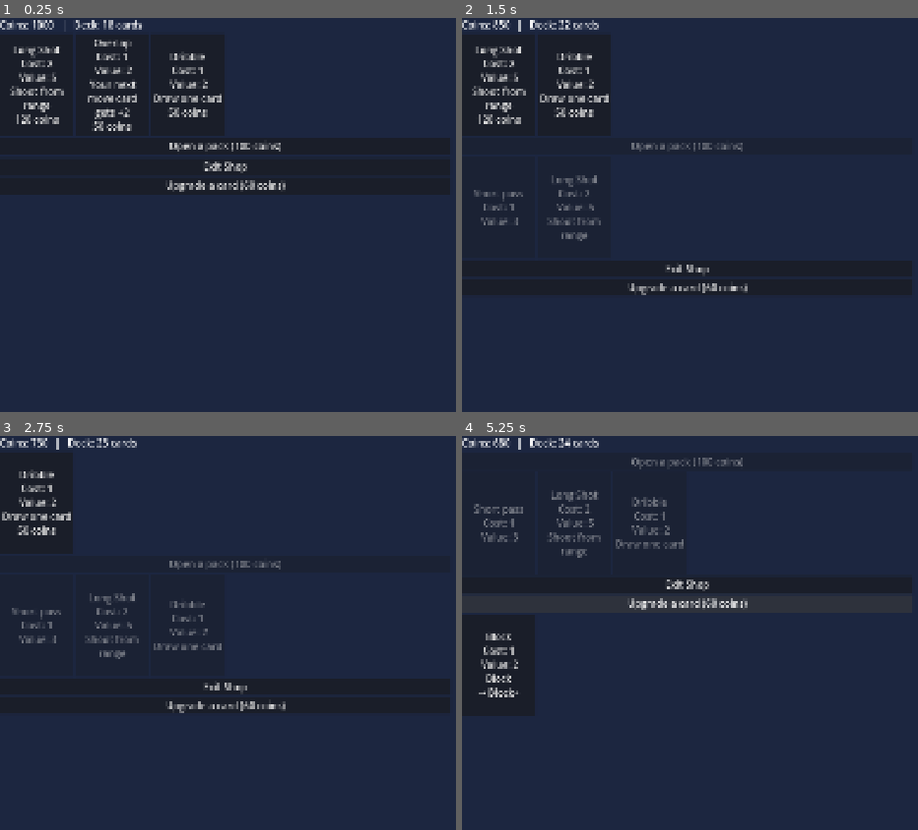
Above: before the commit, frames 1-4 (two rows, left to right).
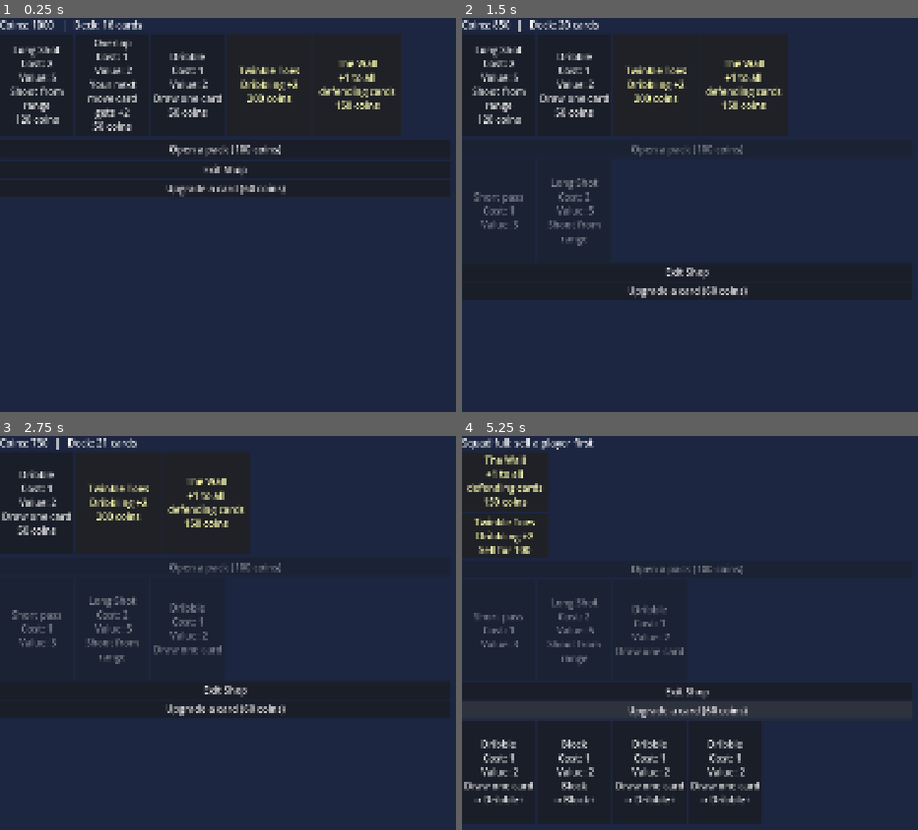
Above: after the commit, the same moments.

Repository: pauleverton/card-collection-test
Game: Godot game, scene res://Scenes/shop_screen.tscn
The game is run twice, just before and just after one commit, with the same random seed, the same clock (stepped at 60 frames per second) and the same inputs. This scene is started directly instead of the project's main scene.
Inputs (mouse positions are in pixels of both pictures, inside the frame that each line leads up to):
- Up to frame 1 (0.25 s): no input
- Up to frame 2 (1.5 s): click "Open a pack (100 coins)" at 0.5 s; click "Overlap Cost: 1 Value: 2 Your…" at 1.25 s
- Up to frame 3 (2.75 s): click "Long Shot Cost: 2 Value: 5 Sh…" at 2 s
- Up to frame 4 (5.25 s): click "Dribble Cost: 1 Value: 2 Draw…" at 2.75 s; click (503, 479) at 3.5 s, where only the run after the commit has a clickable "Twinkle Toes Dribbling +2 200…"; click (503, 479) at 4.25 s, where only the run after the commit has a clickable "The Wall +1 to all defending …"; click "Upgrade a card (60 coins)" at 5 s

The runs differ from the first frame. In frame 1, 10% of the frame differs, in the area x 23-88%, y 0-46%; in frame 2, 11%; in frame 3, 12%, in the area x 2-63%, y 0-72%; in frame 4, 8.0%.

Commit message:
Added players to shop

Diff:
--- a/Resources/Players/twinkle_toes.tres
+++ b/Resources/Players/twinkle_toes.tres
@@ -6,6 +6,7 @@
 script = ExtResource("1_oak6u")
 display_name = "Twinkle Toes"
 description = "Dribbling +2"
+rarity = "uncommon"
 boosts_tags = "dribble"
 bonus = 2
 metadata/_custom_type_script = "uid://b8dxl7yvw3hj"
--- /dev/null
+++ b/Resources/cards/starting_card_upgrades/dribble_upgrade_1.tres
@@ -0,0 +1,14 @@
+[gd_resource type="Resource" script_class="ActionCard" format=3 uid="uid://wand37bacrgr"]
+
+[ext_resource type="Script" uid="uid://c7aob23hi7te0" path="res://Scripts/action_card.gd" id="1_5ntem"]
+
+[resource]
+script = ExtResource("1_5ntem")
+display_name = "Dribble+"
+energy_cost = 0
+tag = "dribble"
+card_type = "move"
+base_value = 2
+usable_when = "attacking"
+description = "Draw one card"
+metadata/_custom_type_script = "uid://c7aob23hi7te0"
--- a/Resources/cards/starting_cards/dribble.tres
+++ b/Resources/cards/starting_cards/dribble.tres
@@ -1,6 +1,7 @@
 [gd_resource type="Resource" script_class="ActionCard" format=3 uid="uid://8b4ehpcdq13c"]
 
 [ext_resource type="Script" uid="uid://c7aob23hi7te0" path="res://Scripts/action_card.gd" id="1_df5el"]
+[ext_resource type="Resource" uid="uid://wand37bacrgr" path="res://Resources/cards/starting_card_upgrades/dribble_upgrade_1.tres" id="2_donqp"]
 
 [resource]
 script = ExtResource("1_df5el")
@@ -10,4 +11,5 @@
 base_value = 2
 usable_when = "attacking"
 description = "Draw one card"
+upgrades_to = ExtResource("2_donqp")
 metadata/_custom_type_script = "uid://c7aob23hi7te0"
--- a/Resources/cards/starting_cards/shot.tres
+++ b/Resources/cards/starting_cards/shoot.tres
@@ -1,10 +1,10 @@
 [gd_resource type="Resource" script_class="ActionCard" format=3 uid="uid://djf0ce8opm8ps"]
 
-[ext_resource type="Script" uid="uid://c7aob23hi7te0" path="res://Scripts/action_card.gd" id="1_yj2ng"]
+[ext_resource type="Script" uid="uid://c7aob23hi7te0" path="res://Scripts/action_card.gd" id="1_alg6r"]
 
 [resource]
-script = ExtResource("1_yj2ng")
-display_name = "Shot"
+script = ExtResource("1_alg6r")
+display_name = "Shoot"
 tag = "shot"
 base_value = 3
 usable_when = "attacking"
--- a/Scenes/match_screen.tscn
+++ b/Scenes/match_screen.tscn
@@ -35,16 +35,17 @@
 [node name="InfoLabel" type="Label" parent="." unique_id=429595187]
 layout_mode = 0
 offset_left = 1626.0
-offset_top = 7.0
+offset_top = 6.0
 offset_right = 1910.0
-offset_bottom = 43.0
+offset_bottom = 216.0
+horizontal_alignment = 2
 
 [node name="Pitch" type="HBoxContainer" parent="." unique_id=959226060]
 layout_mode = 1
 anchors_preset = 10
 anchor_right = 1.0
-offset_top = 140.0
-offset_bottom = 140.0
+offset_top = 156.0
+offset_bottom = 156.0
 grow_horizontal = 2
 script = ExtResource("3_8am4k")
 
--- a/Scenes/shop_screen.tscn
+++ b/Scenes/shop_screen.tscn
@@ -32,6 +32,12 @@
 [node name="ForSale" type="HBoxContainer" parent="VBox" unique_id=1282709806]
 layout_mode = 2
 
+[node name="PlayerForSale" type="HBoxContainer" parent="VBox" unique_id=1266816886]
+layout_mode = 2
+
+[node name="SquadView" type="HBoxContainer" parent="VBox" unique_id=1459084673]
+layout_mode = 2
+
 [node name="PackButton" type="Button" parent="VBox" unique_id=1342289265]
 layout_mode = 2
 text = "Buy a pack"
--- a/Scripts/action_card.gd
+++ b/Scripts/action_card.gd
@@ -8,7 +8,7 @@
 @export var energy_cost: int = 1
 @export var tag: String = "pass"
 @export var card_type: String = "attacking"
-@export_enum("common","rare","special") var card_rarity:String="common"
+@export_enum("common","uncommon","rare","special") var card_rarity:String="common"
 @export var base_value: int = 1
 @export var draw_count: int = 0
 @export var energy_boost: int = 0
--- a/Scripts/match_screen.gd
+++ b/Scripts/match_screen.gd
@@ -125,9 +125,9 @@
 func refresh_all() -> void:
 	hand.refresh()
 	pitch_strip.show_state(pitch)
-	info_label.text = "%s  Match %d/%d  %d pts (need %d)   |   %d'   |   You %d - %d Them   |   Energy %d" % [
-			LeagueState.current_tournament_name(), LeagueState.matches_played + 1,
-			LeagueState.matches_per_season(), LeagueState.season_points, LeagueState.promotion_target(),			pitch.minute, pitch.goals, pitch.conceded, pitch.energy]
+	info_label.text = "%s\n%d' \nYou %d - %d Them\nEnergy %d" % [
+			LeagueState.current_tournament_name(),
+			pitch.minute, pitch.goals, pitch.conceded, pitch.energy]
 	shoot_button.visible = pitch.in_their_box() and not pitch.match_over
 	let_through_button.visible = not pitch.has_ball and not pitch.match_over
 	let_through_button.text = "Let them shoot" if pitch.in_our_box() else "Let them through"
--- a/Scripts/player_card.gd
+++ b/Scripts/player_card.gd
@@ -4,7 +4,7 @@
 
 @export var display_name: String = ""
 @export_multiline var description: String = ""
-@export var rarity: String = "common"
+@export_enum("common","uncommon","rare","special") var rarity:String="common"
 @export var boosts_type: String = "any"
 @export var boosts_tags: String = "any"
 @export var bonus: int = 1
--- a/Scripts/run_state.gd
+++ b/Scripts/run_state.gd
@@ -3,33 +3,51 @@
 ## Register as "RunState" in Project Settings > Globals > Autoload.
 
 const STARTING_DECK := [
-	"res://Resources/cards/starting_cards/short_pass.tres", "res://Resources/cards/starting_cards/short_pass.tres", "res://Resources/cards/starting_cards/short_pass.tres",
-	"res://Resources/cards/starting_cards/dribble.tres", "res://Resources/cards/starting_cards/dribble.tres",
+	"res://Resources/cards/starting_cards/short_pass.tres",
+	"res://Resources/cards/starting_cards/short_pass.tres",
+	"res://Resources/cards/starting_cards/short_pass.tres",
+	"res://Resources/cards/starting_cards/dribble.tres",
 	"res://Resources/cards/starting_cards/through_ball.tres",
-	"res://Resources/cards/starting_cards/overlap.tres", "res://Resources/cards/starting_cards/overlap.tres",
-	"res://Resources/cards/starting_cards/cross.tres", "res://Resources/cards/starting_cards/cross.tres",
-	"res://Resources/cards/starting_cards/shot.tres",
-	"res://Resources/cards/starting_cards/tackle.tres", "res://Resources/cards/starting_cards/tackle.tres",
-	"res://Resources/cards/starting_cards/track_back.tres", "res://Resources/cards/starting_cards/track_back.tres",
-	"res://Resources/cards/starting_cards/block.tres", "res://Resources/cards/starting_cards/lump_clear.tres",
+	"res://Resources/cards/starting_cards/overlap.tres",
+	"res://Resources/cards/starting_cards/cross.tres",
+	"res://Resources/cards/starting_cards/shoot.tres",
+	"res://Resources/cards/starting_cards/shoot.tres",
+	"res://Resources/cards/starting_cards/tackle.tres",
+	"res://Resources/cards/starting_cards/tackle.tres",
+	"res://Resources/cards/starting_cards/track_back.tres",
+	"res://Resources/cards/starting_cards/track_back.tres",
+	"res://Resources/cards/starting_cards/block.tres",
+	"res://Resources/cards/starting_cards/lump_clear.tres",
 	"res://Resources/cards/starting_cards/retain_possession.tres"]
 
 ## Cards that can be offered as rewards.
 const REWARD_POOL := [
-	"res://Resources/cards/starting_cards/short_pass.tres", "res://Resources/cards/starting_cards/dribble.tres",
-	"res://Resources/cards/starting_cards/through_ball.tres", "res://Resources/cards/starting_cards/overlap.tres",
-	"res://Resources/cards/starting_cards/cross.tres", "res://Resources/cards/starting_cards/shot.tres","res://Resources/cards/starting_cards/long_shot.tres",
-	"res://Resources/cards/starting_cards/track_back.tres", "res://Resources/cards/starting_cards/block.tres",
+	"res://Resources/cards/starting_cards/short_pass.tres",
+	"res://Resources/cards/starting_cards/dribble.tres",
+	"res://Resources/cards/starting_cards/through_ball.tres",
+	"res://Resources/cards/starting_cards/overlap.tres",
+	"res://Resources/cards/starting_cards/cross.tres",
+	"res://Resources/cards/starting_cards/shoot.tres",
+	"res://Resources/cards/starting_cards/long_shot.tres",
+	"res://Resources/cards/starting_cards/track_back.tres",
+	"res://Resources/cards/starting_cards/block.tres",
 	"res://Resources/cards/starting_cards/lump_clear.tres"]
 const REWARD_CHOICES := 3
+
+const PLAYER_POOL:= [
+	"res://Resources/Players/the_wall.tres",
+	"res://Resources/Players/twinkle_toes.tres"]
 
 var deck: Array = []
 var matches_played := 0
 var squad: Array = []
-
+const MAX_SQUAD := 1
 
 func _ready() -> void:
 	new_run()
+
+func squad_full() -> bool:
+	return squad.size() >= MAX_SQUAD
 
 func new_run() -> void:
 	deck.clear()
@@ -37,8 +55,6 @@
 		deck.append(load(path))
 	matches_played = 0
 	squad.clear()
-	squad.append(load("res://Resources/Players/the_wall.tres"))     ## TEMPORARY, for testing
-	squad.append(load("res://Resources/Players/twinkle_toes.tres"))  ## TEMPORARY, for testing
 
 ## Three different random cards from the pool.
 func reward_options(count: int = REWARD_CHOICES) -> Array:
@@ -49,11 +65,31 @@
 		options.append(load(path))
 	return options
 
+## Up to `count` random players you don't already own.
+func players_for_sale(count: int = 1) -> Array:
+	var pool := PLAYER_POOL.duplicate()
+	pool.shuffle()
+	var options := []
+	for path in pool:
+		var player: PlayerCard = load(path)
+		if player in squad:
+			continue                 ## already owned: skip
+		options.append(player)
+		if options.size() == count:
+			break                    ## got enough
+	return options
+
 func add_card(card: ActionCard) -> void:
 	deck.append(card)
 
+func remove_card(card: ActionCard) -> void:
+	deck.erase(card)
+
 func add_player(player: PlayerCard) -> void:
 	squad.append(player)
+
+func remove_player(player: PlayerCard) -> void:
+	squad.erase(player)
 
 func squad_bonus(card: ActionCard) -> int:
 	var total := 0
--- a/Scripts/shop_screen.gd
+++ b/Scripts/shop_screen.gd
@@ -1,7 +1,9 @@
 extends Control
 
 const CARD_UI = preload("res://Scenes/action_card_view.tscn")
-const PRICE := {"basic": 30, "common": 50, "uncommon": 80, "rare": 120}
+const PLAYER_UI= preload("res://Scenes/player_card_view.tscn")
+const PRICE := {"common": 50, "uncommon": 80, "rare": 120,"special": 200}
+const PLAYER_PRICE := {"common": 150,"uncommon":200,"rare": 300, "special": 500}
 const PACK_PRICE := 100
 const PACK_SIZE := 3
 
@@ -13,6 +15,9 @@
 const UPGRADE_PRICE := 60
 @onready var upgrade_button = $VBox/UpgradeButton
 @onready var deck_view = $VBox/ScrollContainer/DeckView
+@onready var player_sale = $VBox/PlayerForSale
+@onready var squad_view = $VBox/SquadView
+
 
 func _ready() -> void:
 	for card in RunState.reward_options(3):
@@ -21,15 +26,25 @@
 		ui.text += "\n\n%d coins" % price_of(card)
 		ui.card_clicked.connect(_buy_card.bind(ui))
 		for_sale.add_child(ui)
+	for player in RunState.players_for_sale(3):
+		var ui = PLAYER_UI.instantiate()
+		ui.setup(player)
+		ui.text+="\n\n%d coins" % price_of_player(player)
+		ui.player_clicked.connect(_buy_player.bind(ui))
+		for_sale.add_child(ui)
 	pack_button.text = "Open a pack (%d coins)" % PACK_PRICE
 	pack_button.pressed.connect(_buy_pack)
 	leave_button.pressed.connect(_leave)
-	_update_coins()
+	_update_header_label()
 	upgrade_button.text = "Upgrade a card (%d coins)" % UPGRADE_PRICE
 	upgrade_button.pressed.connect(_show_deck_for_upgrade)
+	_show_squad()
 
 func price_of(card: ActionCard) -> int:
 	return PRICE.get(card.card_rarity, 50)
+
+func price_of_player(card:PlayerCard)->int:
+	return PLAYER_PRICE.get(card.rarity,150)
 
 func _buy_card(card: ActionCard, ui: Button) -> void:
 	var cost := price_of(card)
@@ -39,7 +54,21 @@
 	CoinState.deduct_coins(cost)
 	RunState.add_card(card)
 	ui.queue_free()          ## sold: remove it from the shelf
-	_update_coins()
+	_update_header_label()
+
+func _buy_player(player: PlayerCard, ui: Button) -> void:
+	var cost := price_of_player(player)
+	if RunState.squad_full():
+		coins_label.text = "Squad full: sell a player first"
+		return
+	if not CoinState.can_afford(cost):
+		coins_label.text = "Not enough coins! (%d)" % CoinState.coins
+		return
+	CoinState.deduct_coins(cost)
+	RunState.add_player(player)
+	ui.queue_free()
+	_update_header_label()
+	_show_squad()
 
 func _buy_pack() -> void:
 	if not CoinState.can_afford(PACK_PRICE):
@@ -57,9 +86,9 @@
 		pack_reveal.add_child(ui)
 		create_tween().tween_property(ui, "modulate:a", 1.0, 0.4).set_delay(i * 0.5)
 		i += 1                                   ## ...then fade in one at a time
-	_update_coins()
+	_update_header_label()
 
-func _update_coins() -> void:
+func _update_header_label() -> void:
 	coins_label.text = "Coins: %d   |   Deck: %d cards" % [CoinState.coins, RunState.deck.size()]
 
 func _leave() -> void:
@@ -87,10 +116,41 @@
 	var after: ActionCard = RunState.deck[index]
 	_clear_deck_view()
 	upgrade_button.disabled = true             ## one upgrade per shop visit
-	_update_coins()
+	_update_header_label()
 	coins_label.text = "Upgraded %s (value %d) → %s (value %d)!   Coins: %d" % [
 			before.display_name, before.base_value, after.display_name, after.base_value, CoinState.coins]
 
 func _clear_deck_view() -> void:
 	for child in deck_view.get_children():
 		child.queue_free()
+
+func _show_squad() -> void:
+	for child in squad_view.get_children():
+		child.queue_free()
+	for player in RunState.squad:                  ## 2. one view per player you own
+		var ui = PLAYER_UI.instantiate()           ## 3. make a new player tile
+		ui.setup(player)                           ## 4. fill in name + description
+		ui.text += "\n\nSell for %d" % (price_of_player(player) / 2)
+		ui.player_clicked.connect(_sell_player)    ## 5. click = sell
+		squad_view.add_child(ui)
+
+func _sell_player(player: PlayerCard) -> void:
+	CoinState.add_coins(price_of_player(player) / 2)
+	RunState.remove_player(player)
+	_show_squad()
+	_update_header_label()
+
+func _show_deck_for_removal() -> void:
+	for child in deck_view.get_children():
+		child.queue_free()
+	for card in RunState.deck:
+		var ui = CARD_UI.instantiate()
+		ui.setup(card)
+		ui.text += "\n\nRemove"
+		ui.card_clicked.connect(_remove_card)
+		deck_view.add_child(ui)
+
+func _remove_card(card: ActionCard) -> void:
+	RunState.remove_card(card)
+	_show_deck_for_removal()      ## rebuild so it disappears
+	_update_header_label()               ## deck count changes
